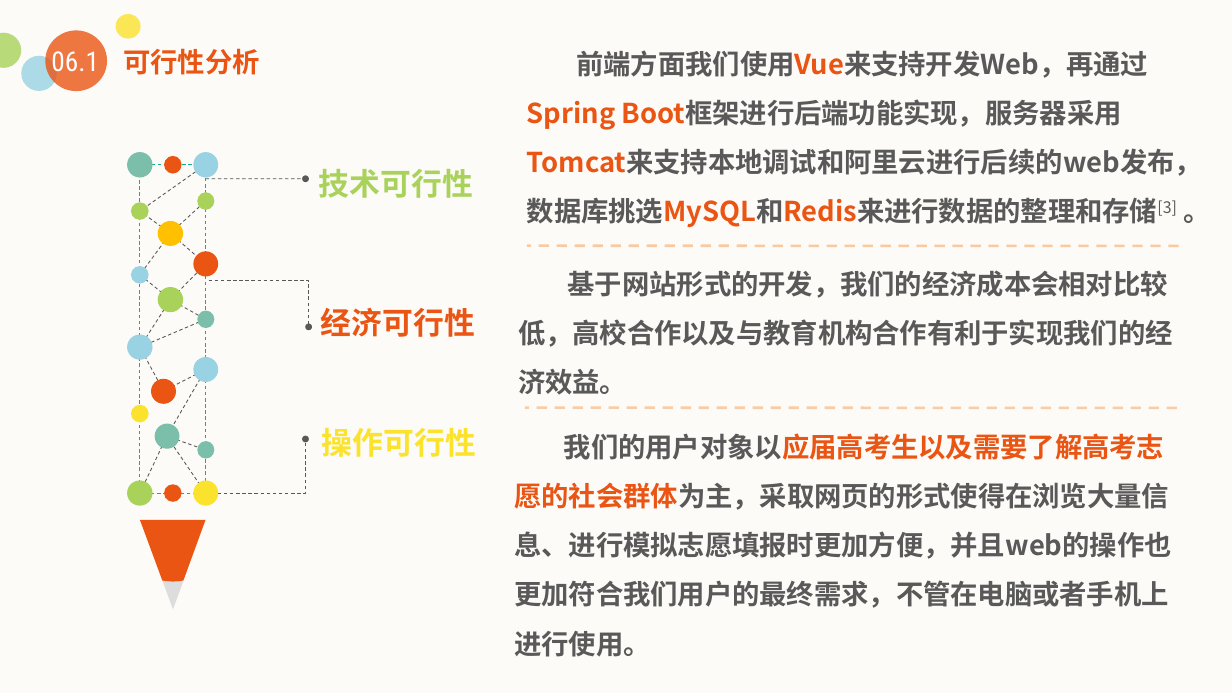
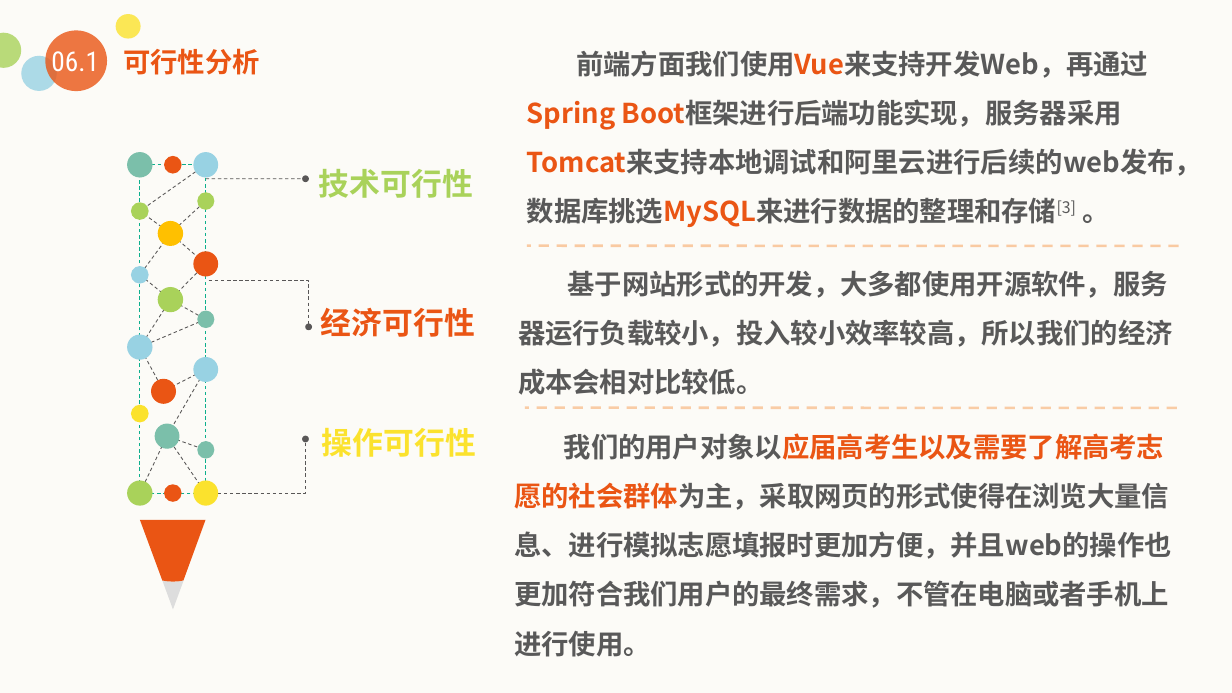
Before and after one commit to Yoker531/SE-G08, a slide deck: slide 24 of G08 10.17.pptx. Drawn at 1232x693 pixels with LibreOffice and Linux fonts; fonts in the diff are those of the drawing. Boxes give left, top, right and bottom in pixels: in the first picture for what was removed or moved away, otherwise in the second. Text is boxed around its words. In the diff, an @@ line names an element or a change of style, - is before the commit and + after.

```diff
--- a/G08 10.17.pptx
+++ b/G08 10.17.pptx
@@ text at <box>527,50,1202,227</box>: text changed @@
-前端方面我们使用Vue来支持开发Web，再通过Spring Boot框架进行后端功能实现，服务器采用Tomcat来支持本地调试和阿里云进行后续的web发布，数据库挑选MySQL和Redis来进行数据的整理和存储[3] 。
+前端方面我们使用Vue来支持开发Web，再通过Spring Boot框架进行后端功能实现，服务器采用Tomcat来支持本地调试和阿里云进行后续的web发布，数据库挑选MySQL来进行数据的整理和存储[3] 。
@@ text at <box>518,270,1173,395</box>: text changed @@
-基于网站形式的开发，我们的经济成本会相对比较低，高校合作以及与教育机构合作有利于实现我们的经济效益。
+基于网站形式的开发，大多都使用开源软件，服务器运行负载较小，投入较小效率较高，所以我们的经济成本会相对比较低。
```
Also in this commit, not shown: 1 other slide changed.
